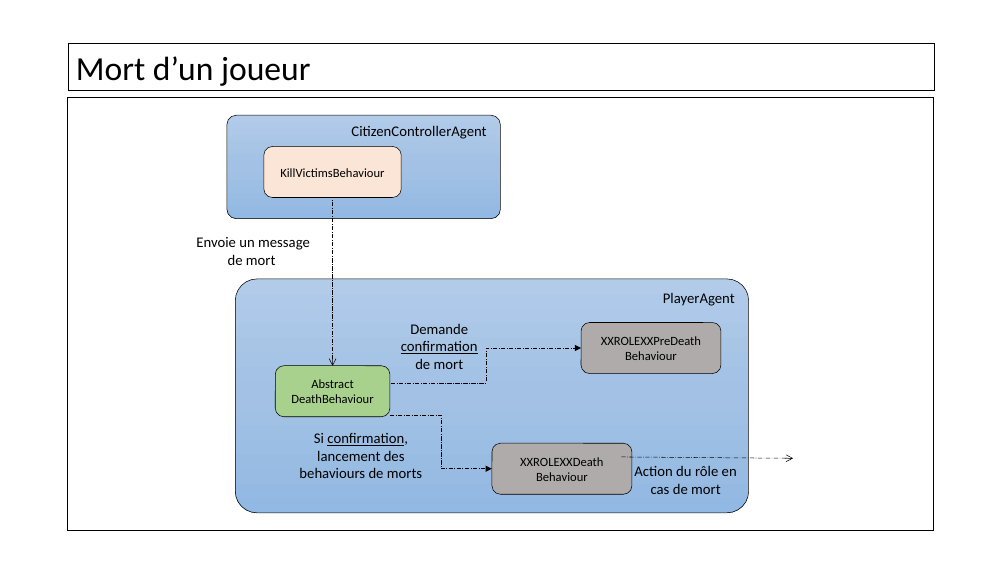
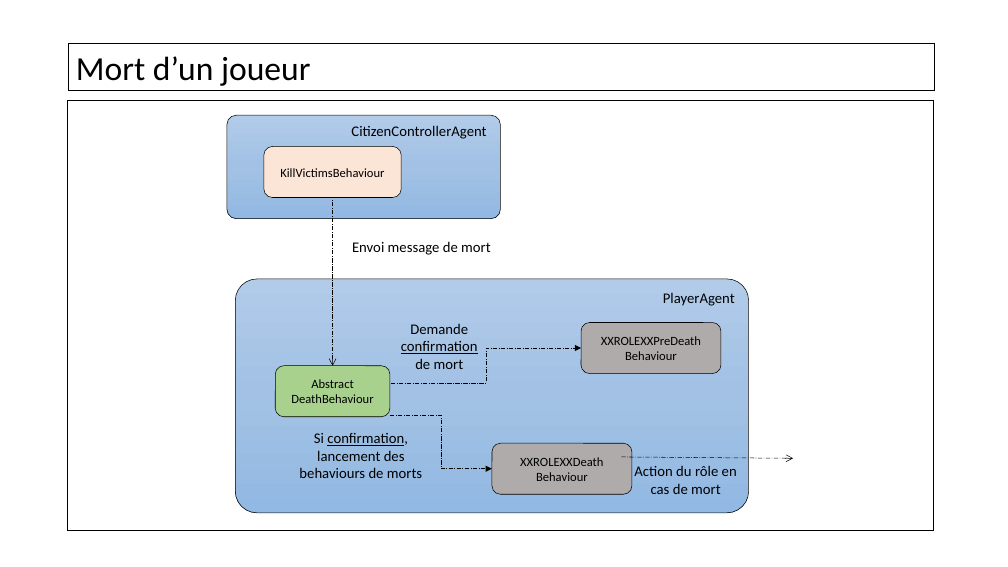
Before and after one commit to konamdav/Loup-Garou, a slide deck: slide 18 of Soutenance.pptx. Drawn at 1008x567 pixels with LibreOffice and Linux fonts; fonts in the diff are those of the drawing; background and template pictures are left out. Boxes give left, top, right and bottom in pixels: in the first picture for what was removed or moved away, otherwise in the second. Text is boxed around its words. In the diff, an @@ line names an element or a change of style, - is before the commit and + after.

```diff
--- a/Soutenance.pptx
+++ b/Soutenance.pptx
@@ rectangle: place and size @@
-rectangle at box(67, 97, 934, 531)
+rectangle at box(67, 101, 934, 531)
@@ text at box(352, 241, 491, 255): text changed @@
-Envoie un message de mort
+Envoi message de mort
```
Also in this commit, not shown: 4 other slides changed, 7 other files.
